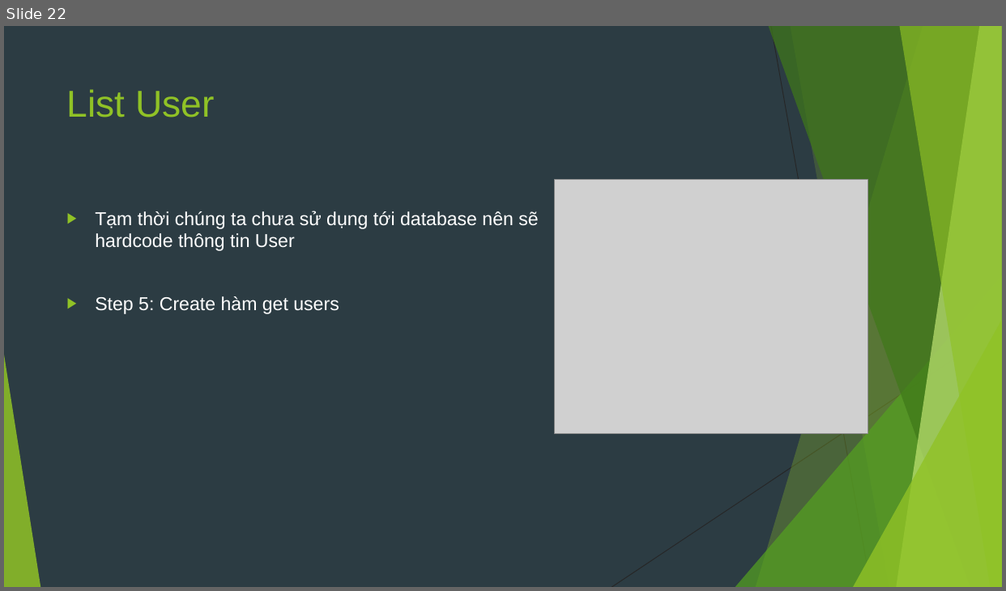
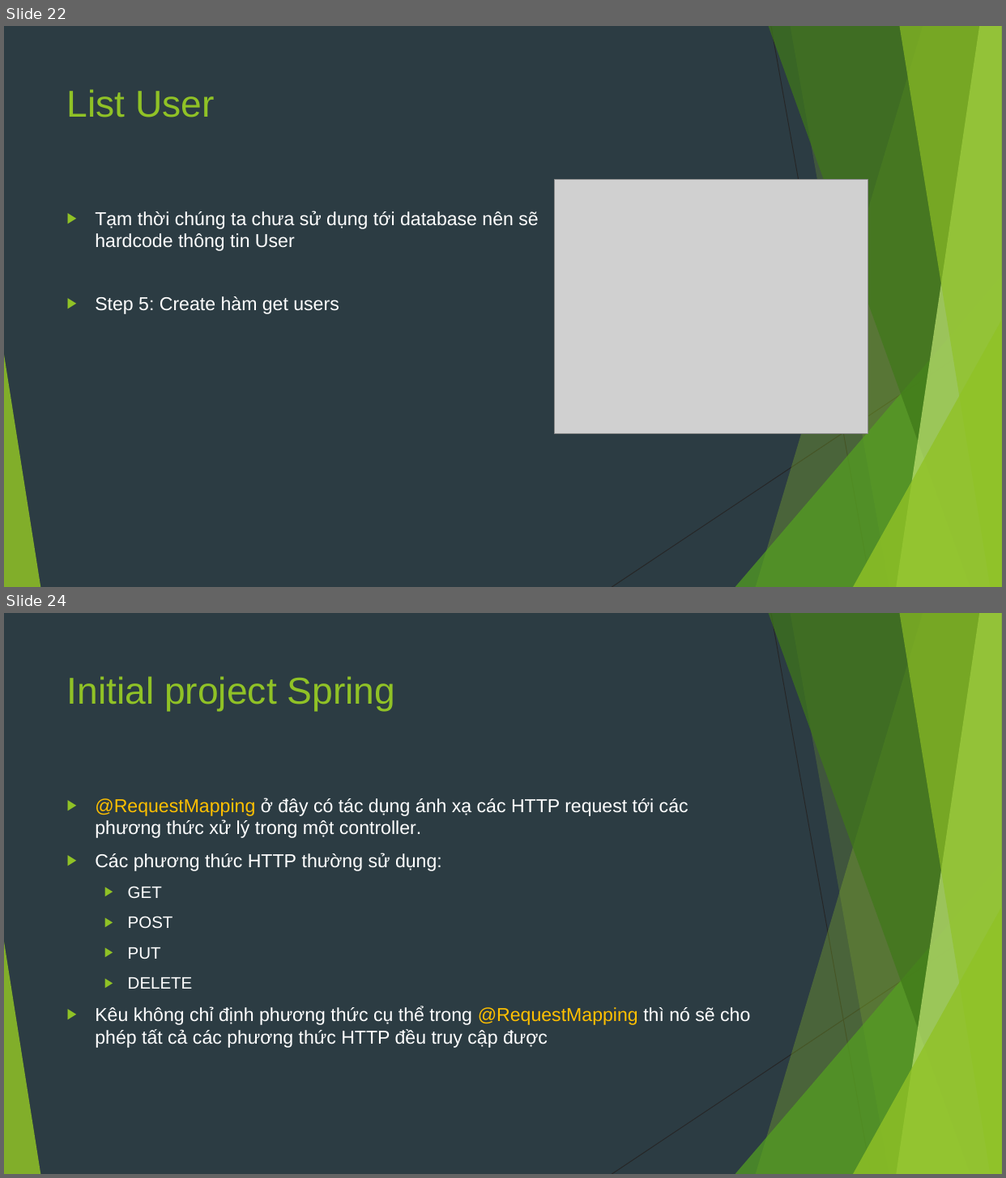
Before and after one commit to sobbingwind/SpringBoot, a slide deck: 02.RESTful API.pptx. Shown one above the other, each under a label of ours: slide 22 before the commit, slides 22 and 24 after it; the slides between them are not shown. The pictures are 1006x591 and 1006x1178 pixels, drawn with LibreOffice and Linux fonts; fonts in the diff are those of the drawing; grey boxes stand for pictures. Boxes give left, top, right and bottom in pixels: in the first picture for what was removed or moved away, otherwise in the second. Text is boxed around its words. In the diff, an @@ line names an element or a change of style, - is before the commit and + after.

```diff
--- a/02.RESTful API.pptx
+++ b/02.RESTful API.pptx
@@ slide 24 added at (x1=4, y1=613, x2=1002, y2=1174), background #2C3C43; not listed: 10 template elements that a slide beside it also shows @@
@@ title added at (x1=67, y1=676, x2=395, y2=712), 36 pt, text #90C226 @@
+Initial project Spring
@@ text added at (x1=95, y1=798, x2=750, y2=1048), 18 pt, text #FFFFFF @@
+▶ @RequestMapping ở đây có tác dụng ánh xạ các HTTP request tới các phương thức xử lý trong một controller.
+▶ Các phương thức HTTP thường sử dụng:
+  ▶ GET
+  ▶ POST
+  ▶ PUT
+  ▶ DELETE
+▶ Kêu không chỉ định phương thức cụ thể trong @RequestMapping thì nó sẽ cho phép tất cả các phương thức HTTP đều truy cập được
```
Also in this commit, not shown: 1 slide changed, 6 other slides added.
